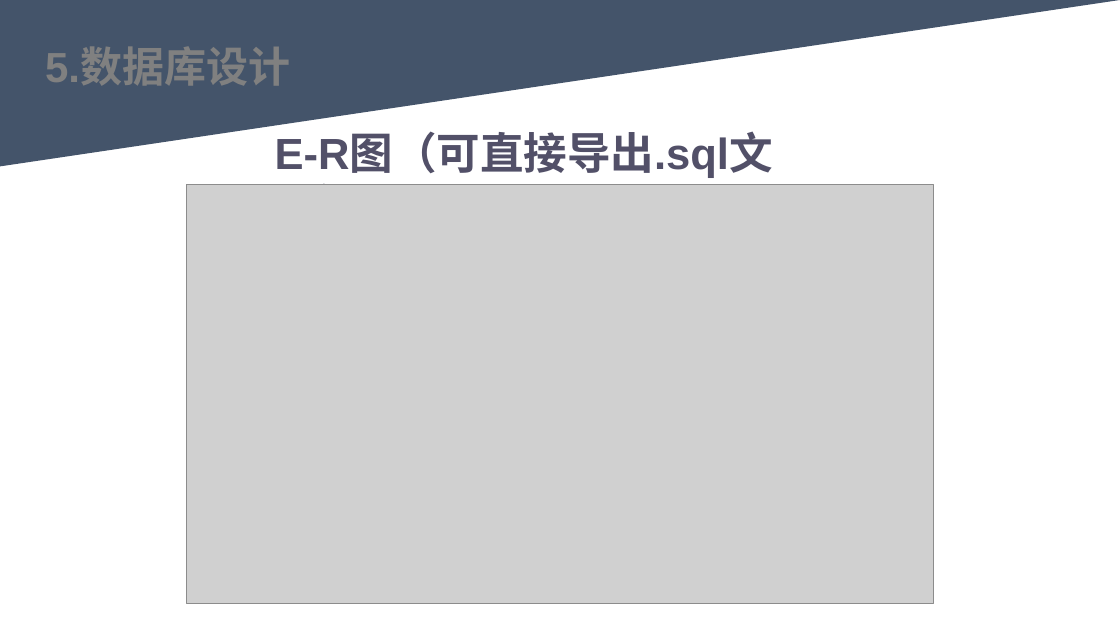
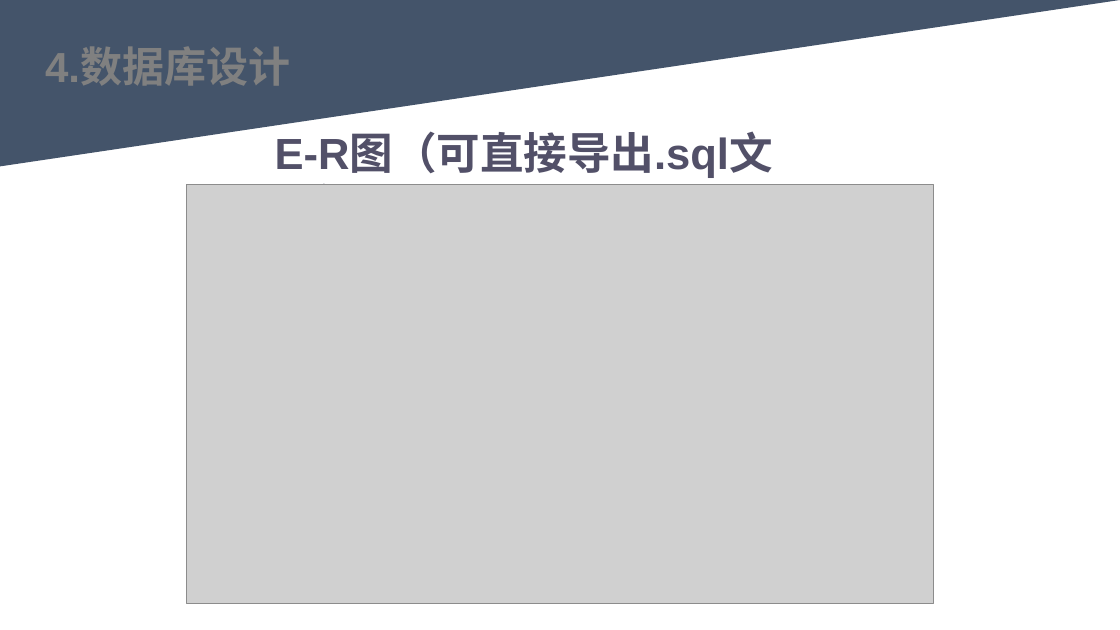
Before and after one commit to youhuyellowman/SE-2022-G06, a slide deck: slide 9 of 项目设计/总体设计PPTv0.0.2.pptx. Drawn at 1120x630 pixels with LibreOffice and Linux fonts; fonts in the diff are those of the drawing; grey boxes stand for pictures. Boxes give left, top, right and bottom in pixels: in the first picture for what was removed or moved away, otherwise in the second. Text is boxed around its words. In the diff, an @@ line names an element or a change of style, - is before the commit and + after.

Commit message:
PPT制作完成
PPT修改，总体设计说明文档完善

```diff
--- a/项目设计/总体设计PPTv0.0.2.pptx
+++ b/项目设计/总体设计PPTv0.0.2.pptx
@@ text at (45, 48, 290, 86): text changed @@
-5.数据库设计
+4.数据库设计
```
Also in this commit, not shown: 7 other slides changed, 6 slides added, 2 other files.
